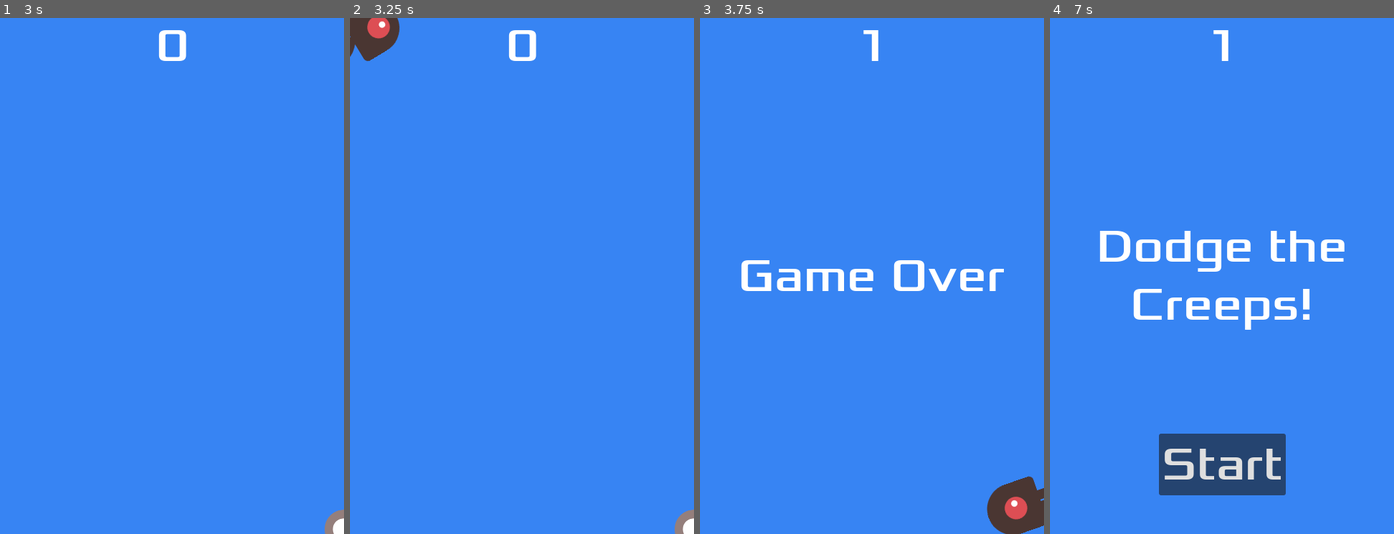
Above: before the commit, frames 1-4 (left to right).
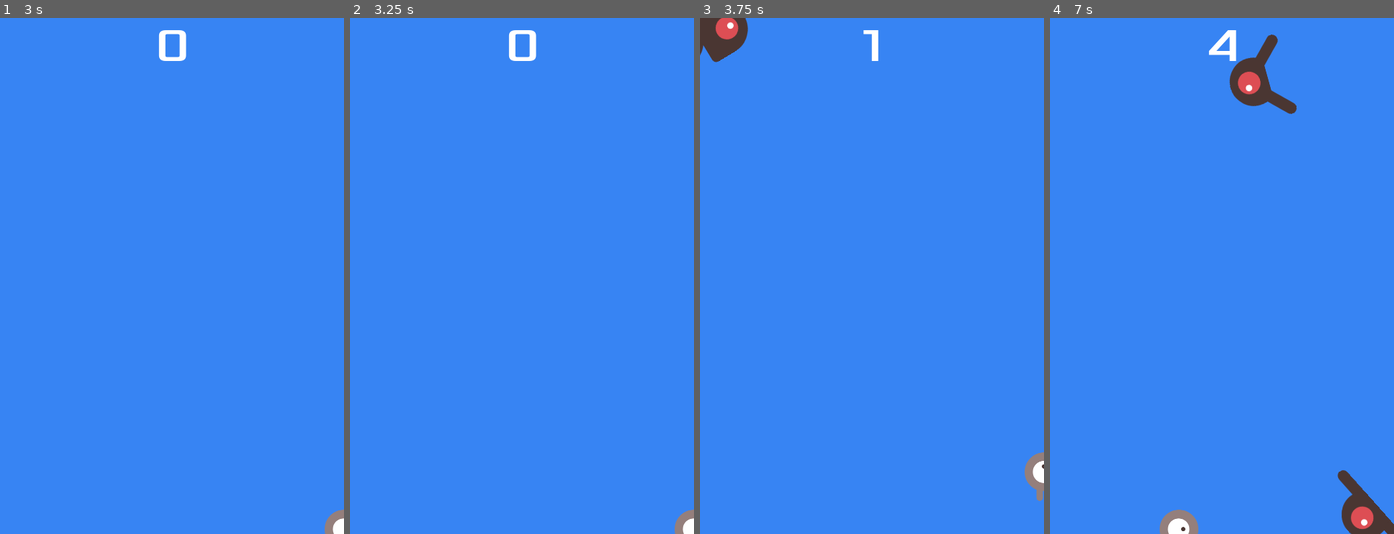
Above: after the commit, the same moments.

Repository: vkazanov/godot-dodge-creeps
Game: Godot game, scene res://main.tscn
The game is run twice, just before and just after one commit, with the same random seed, the same clock (stepped at 60 frames per second) and the same inputs.
Inputs:
- Up to frame 1 (3 s): click "Start" at 0.5 s; tap Enter at 1.25 s; hold Right (move_right) 1.28-2.03 s; hold Down (move_down) 2.03-2.78 s; hold Right (move_right) from 2.78 s (still down)
- Up to frame 2 (3.25 s): keep holding Right (move_right)
- Up to frame 3 (3.75 s): release Right (move_right) at 3.53 s; hold Up (move_up) from 3.53 s (still down)
- Up to frame 4 (7 s): release Up (move_up) at 4.28 s; hold Left (move_left) 4.28-5.78 s; hold Down (move_down) 5.78-6.53 s; hold Right (move_right) from 6.53 s (still down)

Frame 1 is identical in both runs. In frame 2, 1.0% of the frame differs, in the area x 0-15%, y 0-9%; in frame 3, 4.4%; in frame 4, 10%, in the area x 14-100%, y 2-100%.

Commit message:
extract key globals, speed up the game over time

Diff:
--- /dev/null
+++ b/global.gd
@@ -0,0 +1,13 @@
+extends Node
+
+const INIT_MIN_SPEED := 150.0
+const INIT_MAX_SPEED := 150.0
+const SPEEDUP := 1.1
+
+const MOB_CREATION := 1.0
+const MOB_CREATION_SPEEDUP := 0.9
+
+const DEFAULT_COLOR: Color = Color.WHITE
+const DEFAULT_SIZE: int = 64
+const IMPORTANT_COLOR: Color = Color.GREEN
+const IMPORTANT_SIZE: int = 96
--- a/hud.gd
+++ b/hud.gd
@@ -2,11 +2,6 @@
 
 # Notifies `Main` node that the button has been pressed
 signal start_game
-
-const DEFAULT_COLOR: Color = Color.WHITE
-const DEFAULT_SIZE: int = 64
-const IMPORTANT_COLOR: Color = Color.GREEN
-const IMPORTANT_SIZE: int = 96
 
 func show_message(text):
 	$Message.text = text
@@ -25,15 +20,14 @@
 	await get_tree().create_timer(1.0).timeout
 	$StartButton.show()
 
-func update_score(score):
+func update_score(score, is_speedup):
 	$ScoreLabel.text = str(score)
-	var is_important: bool = score % 5 == 0 and score != 0
-	if is_important:
-		$ScoreLabel.add_theme_color_override("font_color", IMPORTANT_COLOR)
-		$ScoreLabel.add_theme_font_size_override("font_size", IMPORTANT_SIZE)
+	if is_speedup:
+		$ScoreLabel.add_theme_color_override("font_color", Global.IMPORTANT_COLOR)
+		$ScoreLabel.add_theme_font_size_override("font_size", Global.IMPORTANT_SIZE)
 	else:
-		$ScoreLabel.add_theme_color_override("font_color", DEFAULT_COLOR)
-		$ScoreLabel.add_theme_font_size_override("font_size", DEFAULT_SIZE)
+		$ScoreLabel.add_theme_color_override("font_color", Global.DEFAULT_COLOR)
+		$ScoreLabel.add_theme_font_size_override("font_size", Global.DEFAULT_SIZE)
 
 func _on_start_button_pressed():
 	$StartButton.hide()
--- a/main.gd
+++ b/main.gd
@@ -2,6 +2,9 @@
 
 @export var mob_scene: PackedScene
 var score
+
+var min_velocity = Global.INIT_MIN_SPEED
+var max_velocity = Global.INIT_MAX_SPEED
 
 func _process(delta: float) -> void:
 	if Input.is_action_pressed("quit_game"):
@@ -15,10 +18,13 @@
 
 func new_game():
 	get_tree().call_group("mobs", "queue_free")
+
 	score = 0
+	$MobTimer.wait_time = Global.MOB_CREATION
+
 	$Player.start($StartPosition.position)
 	$StartTimer.start()
-	$HUD.update_score(score)
+	$HUD.update_score(score, false)
 	$HUD.show_message("Get Ready")
 
 func _on_mob_timer_timeout():
@@ -39,8 +45,8 @@
 	direction += randf_range(-PI / 4, PI / 4)
 	mob.rotation = direction
 
-	# Choose the velocity for the mob.
-	var velocity = Vector2(randf_range(150.0, 250.0), 0.0)
+	# Choose the velocity
+	var velocity = Vector2(randf_range(min_velocity, max_velocity), 0.0)
 	mob.linear_velocity = velocity.rotated(direction)
 
 	# Spawn the mob by adding it to the Main scene.
@@ -48,7 +54,12 @@
 
 func _on_score_timer_timeout():
 	score += 1
-	$HUD.update_score(score)
+	var is_speedup: bool = score % 5 == 0 and score != 0
+	if is_speedup:
+		max_velocity *= Global.SPEEDUP
+		$MobTimer.wait_time *= Global.MOB_CREATION_SPEEDUP
+
+	$HUD.update_score(score, is_speedup)
 
 func _on_start_timer_timeout():
 	$MobTimer.start()
--- a/project.godot
+++ b/project.godot
@@ -14,6 +14,10 @@
 run/main_scene="uid://do3fgbcsg5qd0"
 config/features=PackedStringArray("4.4", "GL Compatibility")
 config/icon="res://icon.svg"
+
+[autoload]
+
+Global="*res://global.gd"
 
 [display]
 
Not shown, added: global.gd.uid
